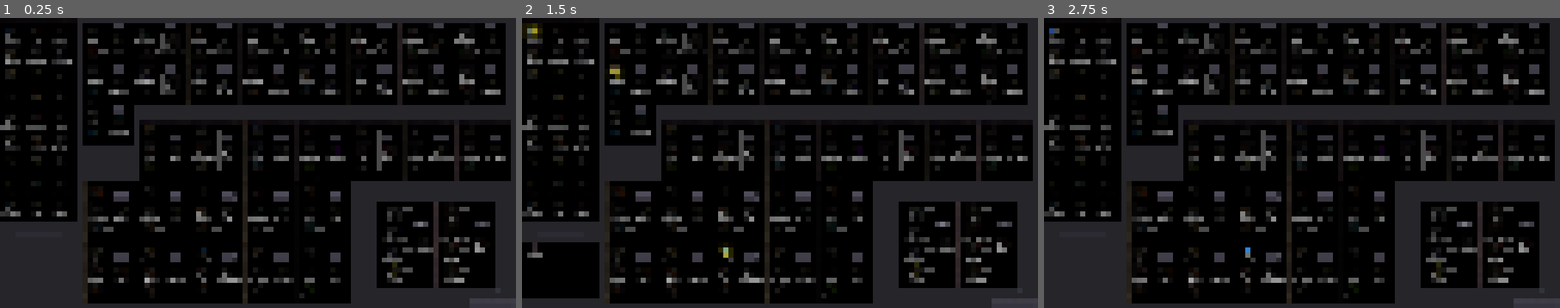
Above: before the commit, frames 1-3 (left to right).
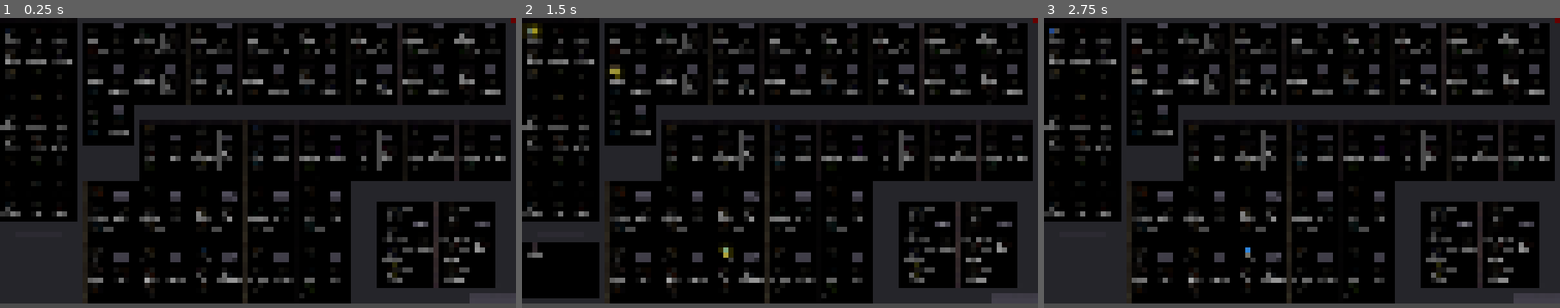
Above: after the commit, the same moments.

Repository: Rattja/Archnemisis-app
Game: Godot game, scene res://Main.tscn
The game is run twice, just before and just after one commit, with the same random seed, the same clock (stepped at 60 frames per second) and the same inputs.
Inputs (mouse positions are in pixels of both pictures, inside the frame that each line leads up to):
- Up to frame 1 (0.25 s): no input
- Up to frame 2 (1.5 s): click (558, 232) at 0.52 s; type "12" at 0.6 s; click (532, 29) at 1.27 s
- Up to frame 3 (2.75 s): click "Grab" at 2 s

The runs differ from the first frame. In frame 1, 1.6% of the frame differs, in the area x 0-100%, y 0-100%; in frame 2, 1.6%; in frame 3, 1.6%.
Error before the commit: Invalid set index 'pressed' (on base: 'CheckBox (SyncWithFile.gd)') with value of type 'Nil'. (res://Main.gd:16)
Error after the commit: Invalid set index 'pressed' (on base: 'CheckBox (SyncWithFile.gd)') with value of type 'Nil'. (res://Main.gd:17)

Commit message:
Full Screen and Close Button

Diff:
--- a/Buttons/T0_Button.tscn
+++ b/Buttons/T0_Button.tscn
@@ -31,6 +31,7 @@
 margin_left = -1.0
 margin_right = 55.0
 margin_bottom = 55.0
+mouse_default_cursor_shape = 2
 button_mask = 7
 texture_normal = ExtResource( 2 )
 script = ExtResource( 3 )
--- a/Buttons/T1_Button.tscn
+++ b/Buttons/T1_Button.tscn
@@ -109,6 +109,7 @@
 margin_left = 5.0
 margin_right = 61.0
 margin_bottom = 55.0
+mouse_default_cursor_shape = 2
 button_mask = 7
 texture_normal = ExtResource( 2 )
 script = ExtResource( 3 )
--- /dev/null
+++ b/CloseApp.gd
@@ -0,0 +1,3 @@
+extends TextureButton
+func _on_CloseApp_pressed():
+	get_tree().quit()
--- a/Main.gd
+++ b/Main.gd
@@ -5,6 +5,7 @@
 #	OS.vsync_enabled(true)
 	OS.low_processor_usage_mode = true
 	Engine.target_fps = 30
+	OS.window_borderless = true
 
 func _input(event):
 	if event.is_action_released("Copy_current"):
--- a/Main.tscn
+++ b/Main.tscn
@@ -73,6 +73,8 @@
 [ext_resource path="res://diffusion/Rob/Roboto-Regular.ttf" type="DynamicFontData" id=71]
 [ext_resource path="res://SaveFileButton.gd" type="Script" id=72]
 [ext_resource path="res://SyncWithFile.gd" type="Script" id=73]
+[ext_resource path="res://Icons/Weapons.png" type="Texture" id=74]
+[ext_resource path="res://CloseApp.gd" type="Script" id=75]
 
 [sub_resource type="DynamicFont" id=1]
 font_data = ExtResource( 71 )
@@ -87,8 +89,8 @@
 script = ExtResource( 5 )
 
 [node name="Panel" type="Panel" parent="."]
-margin_right = 1921.0
-margin_bottom = 1087.0
+margin_right = 1920.0
+margin_bottom = 1060.0
 __meta__ = {
 "_edit_use_anchors_": false
 }
@@ -1038,10 +1040,10 @@
 scale = Vector2( 1.2, 1.2 )
 
 [node name="SelectSaveFile" type="Button" parent="SettingArea"]
-margin_left = 1455.0
-margin_top = 869.167
-margin_right = 1571.0
-margin_bottom = 890.167
+margin_left = 1455.83
+margin_top = 851.667
+margin_right = 1571.83
+margin_bottom = 872.667
 rect_scale = Vector2( 1.2, 1.2 )
 text = "Select Inventory"
 script = ExtResource( 72 )
@@ -1066,13 +1068,26 @@
 current_path = "/Users/drago/Documents/GitHub/Archnemisis-app/"
 
 [node name="SyncWithFile" type="CheckBox" parent="SettingArea"]
-margin_left = 1535.83
-margin_top = 839.167
-margin_right = 1592.83
-margin_bottom = 863.167
+margin_left = 1536.66
+margin_top = 821.667
+margin_right = 1593.66
+margin_bottom = 845.667
 pressed = true
 text = "Sync"
 script = ExtResource( 73 )
+__meta__ = {
+"_edit_use_anchors_": false
+}
+
+[node name="CloseApp" type="TextureButton" parent="."]
+self_modulate = Color( 1, 0, 0, 1 )
+margin_left = 1892.0
+margin_right = 1920.0
+margin_bottom = 27.0
+mouse_default_cursor_shape = 2
+texture_normal = ExtResource( 74 )
+expand = true
+script = ExtResource( 75 )
 __meta__ = {
 "_edit_use_anchors_": false
 }
@@ -1083,3 +1098,4 @@
 [connection signal="file_selected" from="SettingArea/SelectSaveFile/FileDialog" to="SettingArea/SelectSaveFile" method="_on_FileDialog_file_selected"]
 [connection signal="modal_closed" from="SettingArea/SelectSaveFile/FileDialog" to="SettingArea/SelectSaveFile" method="_on_FileDialog_modal_closed"]
 [connection signal="pressed" from="SettingArea/SyncWithFile" to="SettingArea/SyncWithFile" method="_on_SyncWithFile_pressed"]
+[connection signal="pressed" from="CloseApp" to="CloseApp" method="_on_CloseApp_pressed"]
--- a/project.godot
+++ b/project.godot
@@ -28,6 +28,7 @@
 
 config/name="Archnemesis-git"
 run/main_scene="res://Main.tscn"
+config/icon="res://Icons/Innocence-touched.png"
 
 [autoload]
 
Not shown: 1 places in Main.tscn that only renumber resources
